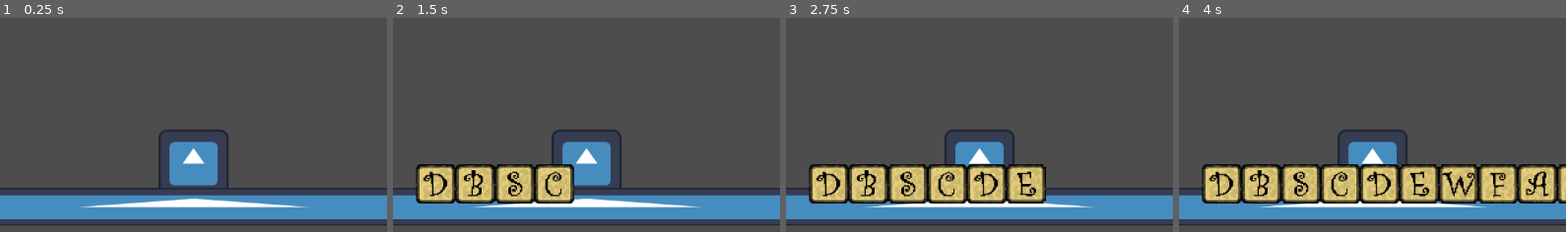
Above: before the commit, frames 1-4 (left to right).
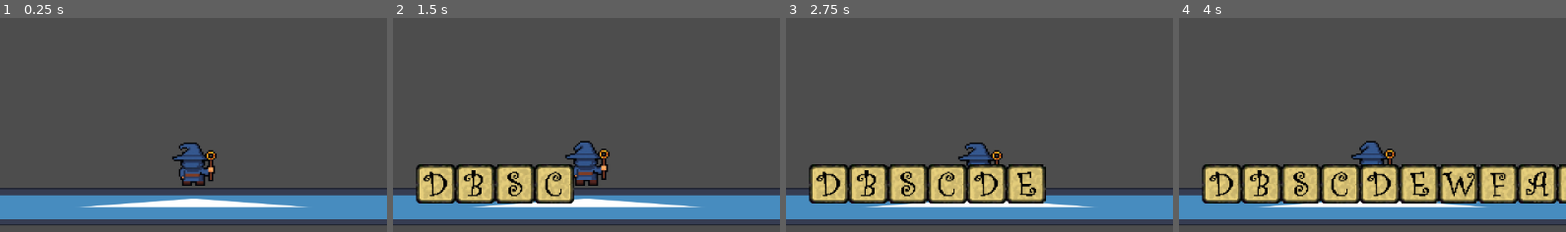
Above: after the commit, the same moments.

Repository: Mark-0909/Type-Wizard-Tower-Defense
Game: Godot game, scene res://nodes/main.tscn
Two runs of this game, one before a commit and one after it. Both use one fixed random seed, a clock stepped at 60 frames per second and the inputs below. The engine's default icon, where the game draws it, is replaced by a stand-in: a white triangle on a blue panel in a dark square.
Inputs:
- Up to frame 1 (0.25 s): no input
- Up to frame 2 (1.5 s): tap Enter at 0.5 s; hold D 0.53-1.28 s; tap B at 0.6 s; hold S from 1.28 s (still down); tap C at 1.35 s
- Up to frame 3 (2.75 s): release S at 2.03 s; hold D from 2.03 s (still down); tap E at 2.1 s
- Up to frame 4 (4 s): release D at 2.78 s; hold W 2.78-3.53 s; tap F at 2.85 s; hold A from 3.53 s (still down); tap G at 3.6 s
The pictures show only the part of the screen within x 24-74%, y 50-100%; the shares and areas given below are measured in that part.

The runs differ from the first frame. In frame 1, 3.1% of the frame differs, in the area x 40-60%, y 52-80%; in frame 2, 2.7%; in frame 3, 1.7%; in frame 4, 1.7%.

Commit message:
added wizard

Diff:
--- a/nodes/wizard.tscn
+++ b/nodes/wizard.tscn
@@ -1,22 +1,29 @@
-[gd_scene load_steps=3 format=3 uid="uid://b161m70ojgujg"]
+[gd_scene load_steps=5 format=3 uid="uid://b161m70ojgujg"]
 
-[ext_resource type="Texture2D" uid="uid://bipgofbcalg6w" path="res://assets/icon.svg" id="1_5mxpn"]
+[ext_resource type="Script" path="res://scripts/wizard.gd" id="1_4c5rx"]
+[ext_resource type="Texture2D" uid="uid://d3061lgpllpje" path="res://assets/wizard/stand1.png" id="1_d2fyb"]
+[ext_resource type="Texture2D" uid="uid://dqag08xoig2fo" path="res://assets/wizard/stand2.png" id="2_fdr4c"]
 
 [sub_resource type="SpriteFrames" id="SpriteFrames_yulx4"]
 animations = [{
 "frames": [{
 "duration": 1.0,
-"texture": ExtResource("1_5mxpn")
+"texture": ExtResource("1_d2fyb")
+}, {
+"duration": 1.0,
+"texture": ExtResource("2_fdr4c")
 }],
 "loop": true,
 "name": &"default",
-"speed": 5.0
+"speed": 7.0
 }]
 
 [node name="Wizard" type="Node2D"]
+script = ExtResource("1_4c5rx")
 
 [node name="AnimatedSprite2D" type="AnimatedSprite2D" parent="."]
 sprite_frames = SubResource("SpriteFrames_yulx4")
+frame_progress = 0.1572
 
 [node name="Marker2D" type="Marker2D" parent="."]
 position = Vector2(0, -66)
--- /dev/null
+++ b/scripts/wizard.gd
@@ -0,0 +1,12 @@
+extends Node2D
+
+
+
+
+func _ready() -> void:
+	$AnimatedSprite2D.play("default")
+
+
+# Called every frame. 'delta' is the elapsed time since the previous frame.
+func _process(delta: float) -> void:
+	pass
Binary file added: assets/wizard/stand1.png
Not shown, added: assets/wizard/stand1.png.import
Binary file added: assets/wizard/stand2.png
Not shown, added: assets/wizard/stand2.png.import
